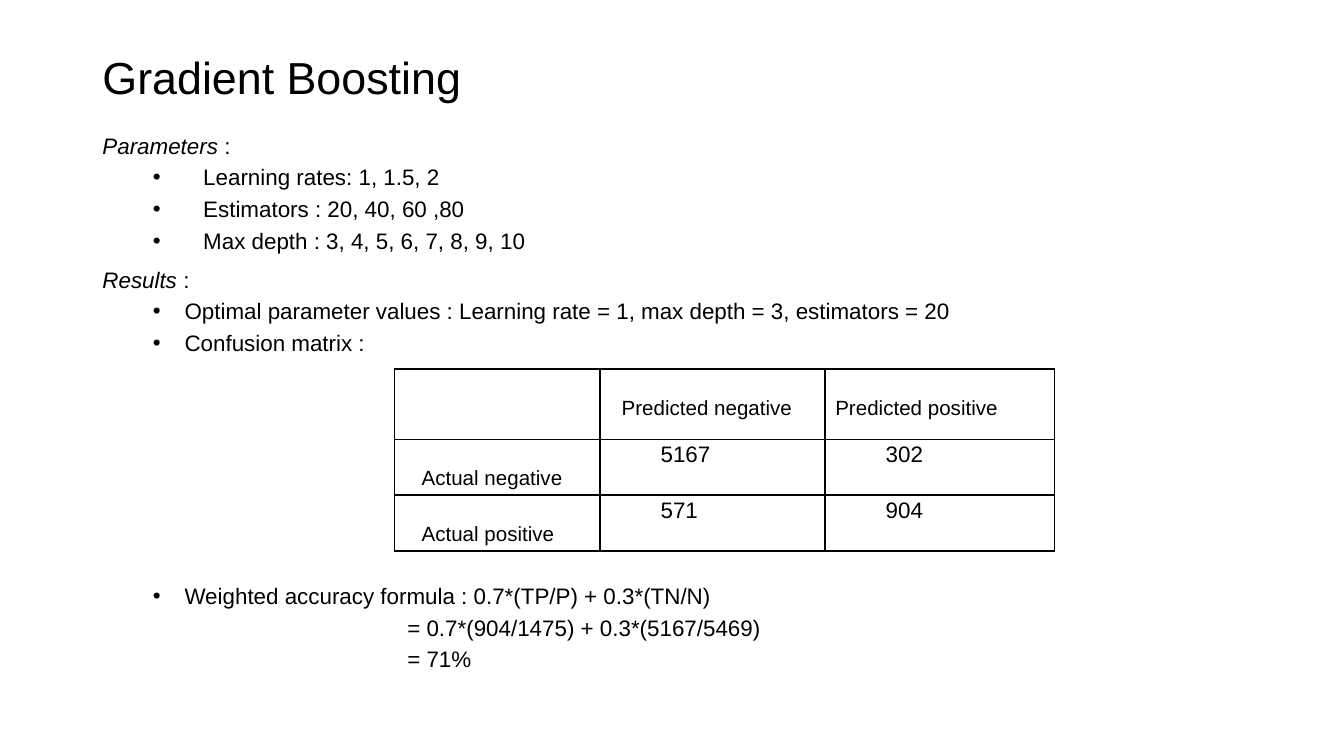
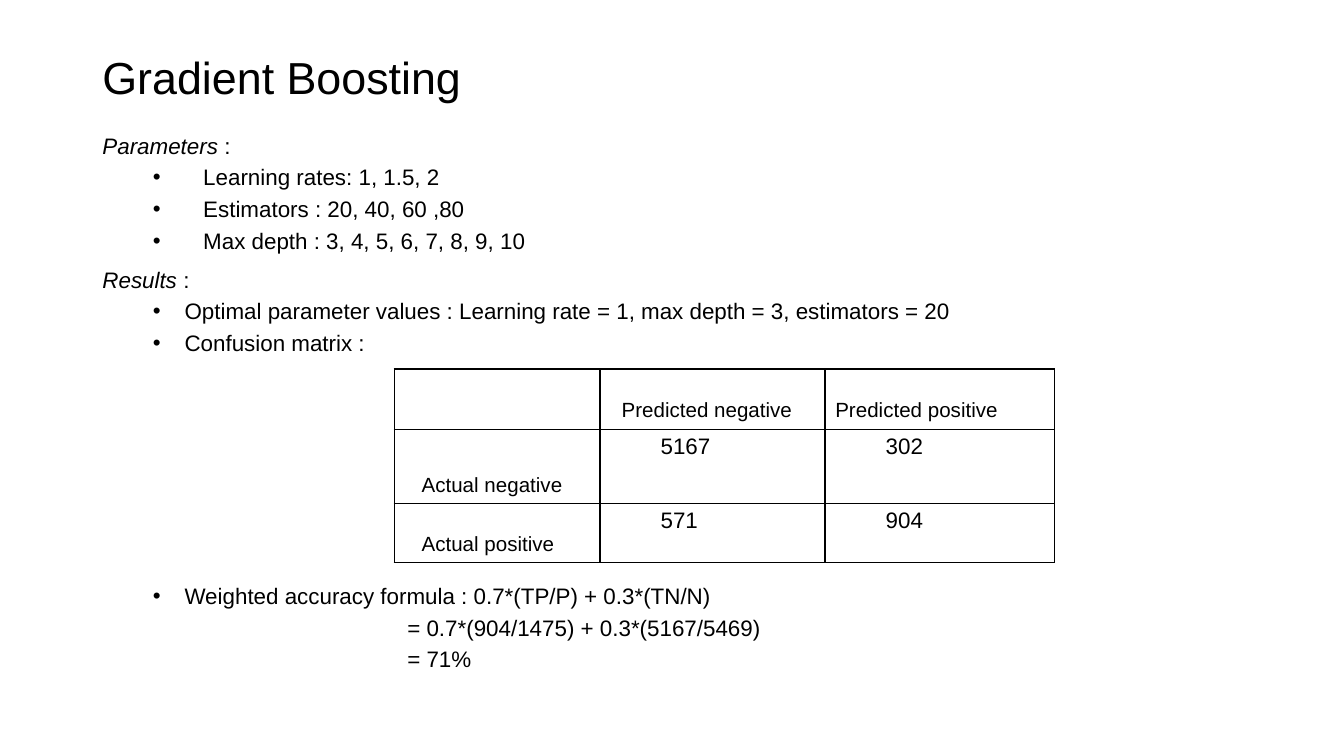
Before and after one commit to yaswanthkoravi/SMAI-Project, a slide deck: slide 26 of presentation.pptx. Drawn at 1344x756 pixels with LibreOffice and Linux fonts; fonts in the diff are those of the drawing. Boxes give left, top, right and bottom in pixels: in the first picture for what was removed or moved away, otherwise in the second. Text is boxed around its words. In the diff, an @@ line names an element or a change of style, - is before the commit and + after.

```diff
--- a/presentation.pptx
+++ b/presentation.pptx
@@ text at <box>203,168,760,667</box>: indent changed; list level 2 to 1 in "= 0.7*(904/1475) + 0.3*(5167/5469)"; list level 2 to 1 in "= 71%" @@
@@ table at <box>395,370,1055,560</box> @@
@@ list level 2 to 1 in "5167" @@
@@ list level 2 to 1 in "302" @@
@@ list level 2 to 1 in "571" @@
@@ list level 2 to 1 in "904" @@
@@ borders changed @@
```
Also in this commit, not shown: 14 other slides changed, 2 other files.
